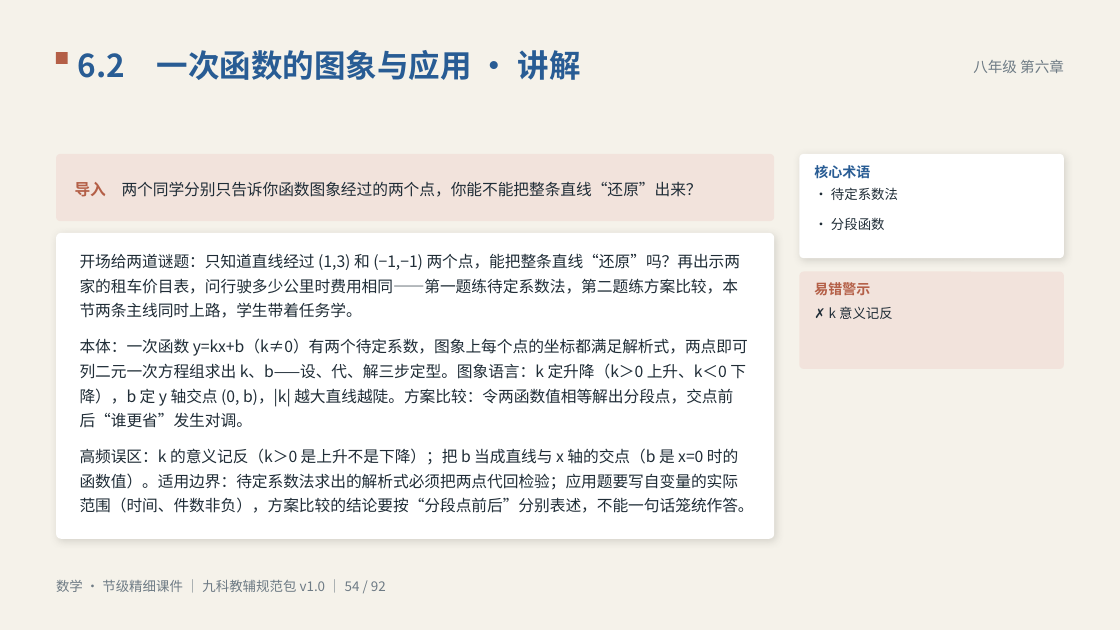
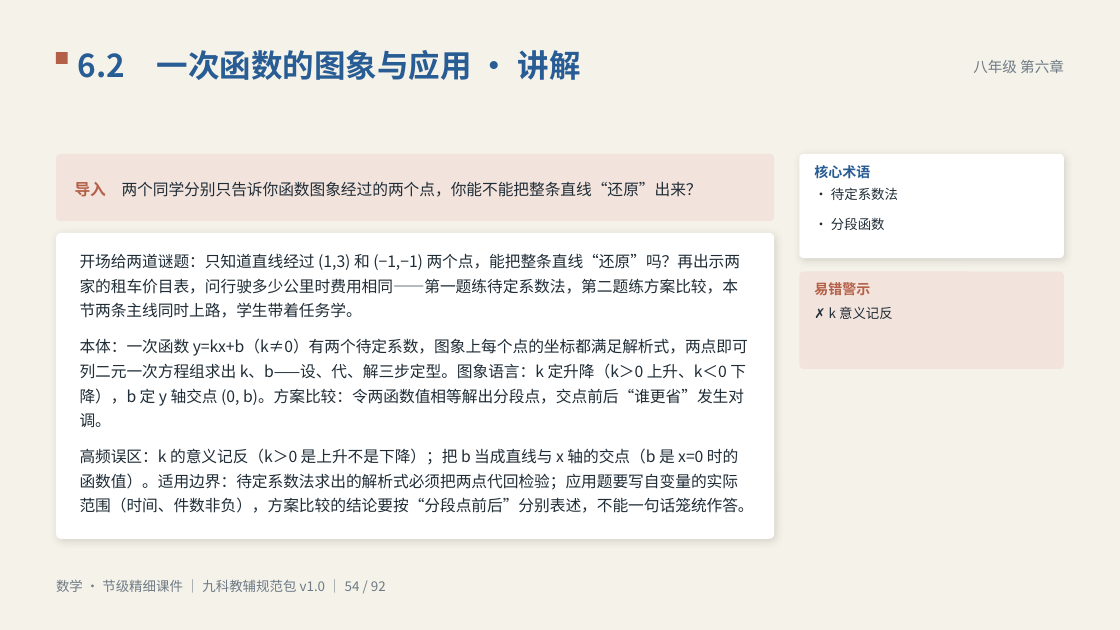
Before and after one commit to vimalinx/jiajiao-courseware, a slide deck: slide 54 of pptx/数学·节级精细讲解课件.pptx. Drawn at 1120x630 pixels with LibreOffice and Linux fonts; fonts in the diff are those of the drawing. Boxes give left, top, right and bottom in pixels: in the first picture for what was removed or moved away, otherwise in the second. Text is boxed around its words. In the diff, an @@ line names an element or a change of style, - is before the commit and + after.

```diff
--- a/pptx/数学·节级精细讲解课件.pptx
+++ b/pptx/数学·节级精细讲解课件.pptx
@@ text at [80, 338, 748, 428]: text changed @@
-本体：一次函数 y=kx+b（k≠0）有两个待定系数，图象上每个点的坐标都满足解析式，两点即可列二元一次方程组求出 k、b——设、代、解三步定型。图象语言：k 定升降（k＞0 上升、k＜0 下降），b 定 y 轴交点 (0, b)，|k| 越大直线越陡。方案比较：令两函数值相等解出分段点，交点前后“谁更省”发生对调。
+本体：一次函数 y=kx+b（k≠0）有两个待定系数，图象上每个点的坐标都满足解析式，两点即可列二元一次方程组求出 k、b——设、代、解三步定型。图象语言：k 定升降（k＞0 上升、k＜0 下降），b 定 y 轴交点 (0, b)。方案比较：令两函数值相等解出分段点，交点前后“谁更省”发生对调。
```
Also in this commit, not shown: 7 other slides changed, 30 other files.
